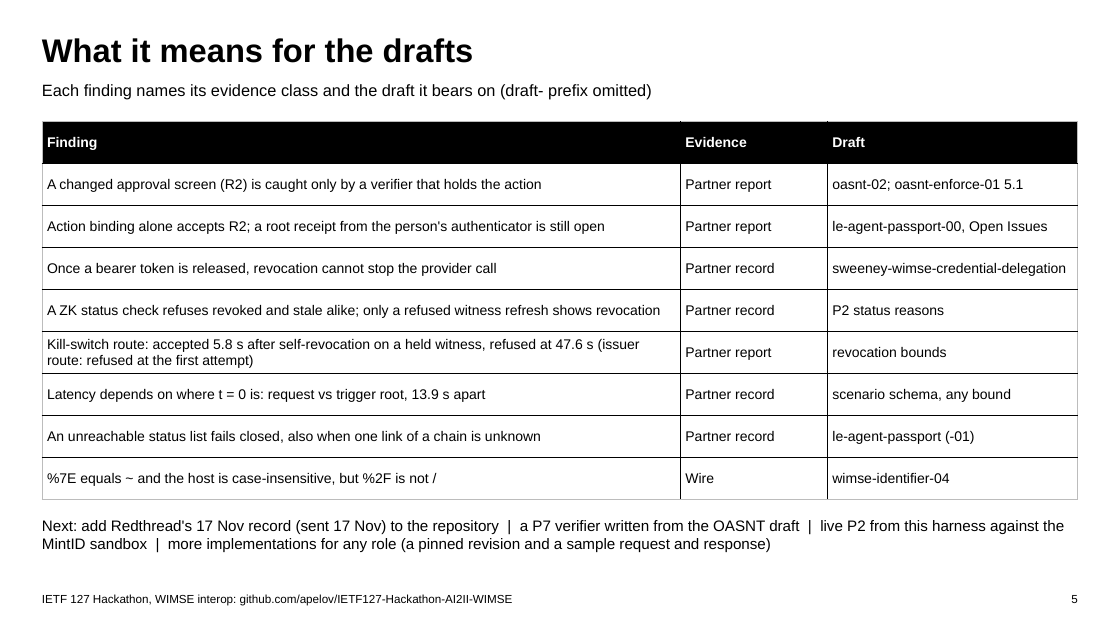
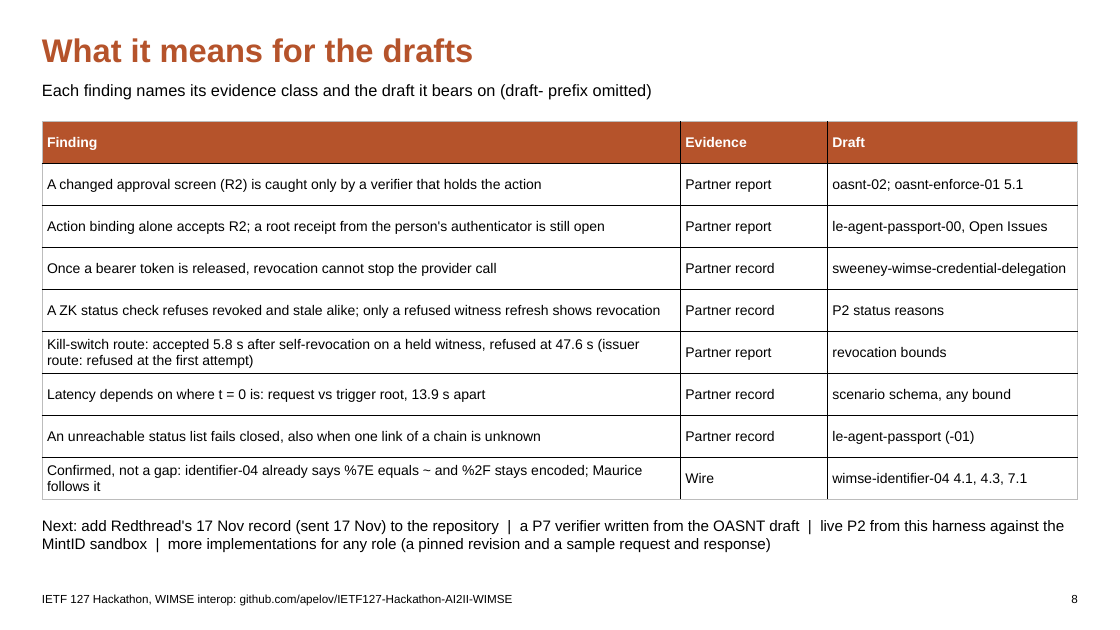
Before and after one commit to apelov/IETF127-Hackathon-AI2II-WIMSE, a slide deck: slide 8 of IETF127_WIMSE_Session.pptx (slide 5 before the commit). Drawn at 1120x630 pixels with LibreOffice and Linux fonts; fonts in the diff are those of the drawing. Boxes give left, top, right and bottom in pixels: in the first picture for what was removed or moved away, otherwise in the second. Text is boxed around its words. In the diff, an @@ line names an element or a change of style, - is before the commit and + after.

```diff
--- a/IETF127_WIMSE_Session.pptx
+++ b/IETF127_WIMSE_Session.pptx
@@ text "What it means for the ..." at bbox=[42, 38, 474, 63]: text colour #000000 to #B5532B @@
@@ table at bbox=[42, 122, 1078, 500] @@
-row 9, column 1: %7E equals ~ and the host is case-insensitive, but %2F is not /
+row 9, column 1: Confirmed, not a gap: identifier-04 already says %7E equals ~ and %2F stays encoded; Maurice follows it
-row 9, column 3: wimse-identifier-04
+row 9, column 3: wimse-identifier-04 4.1, 4.3, 7.1
@@ fill #000000 to #B5532B in row 1 @@
```
Also in this commit, not shown: 10 other slides changed, 2 slides added, 8 other files.
